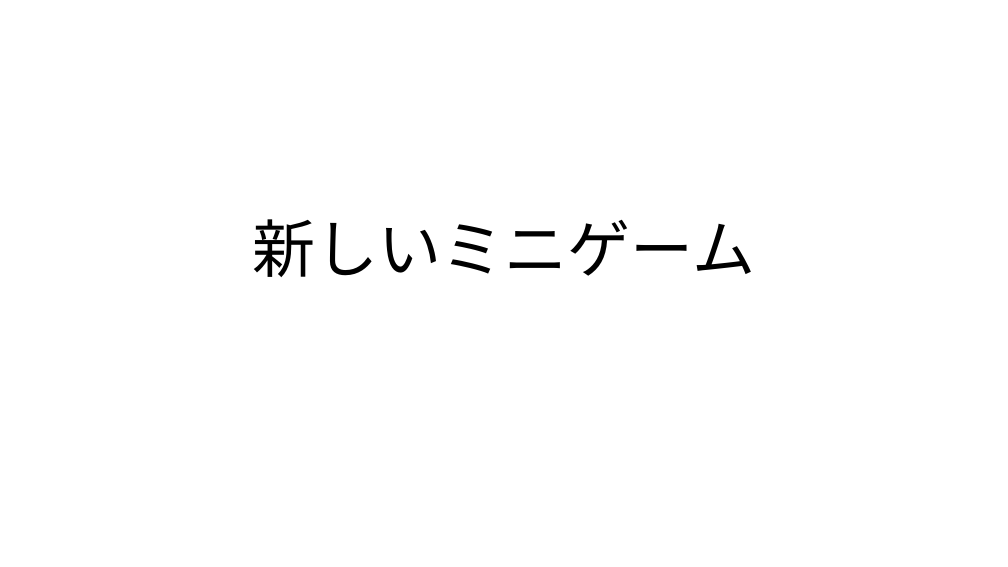
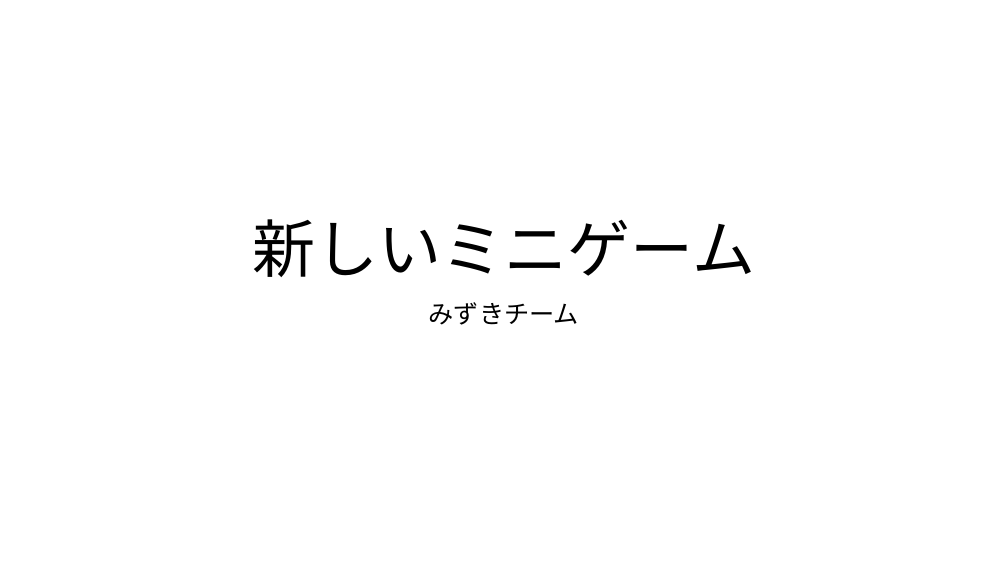
Before and after one commit to MizukiKato0416/sotsugyou_time_kato, a slide deck: slide 1 of 新しいミニゲーム.pptx. Drawn at 1008x567 pixels with LibreOffice and Linux fonts; fonts in the diff are those of the drawing. Boxes give left, top, right and bottom in pixels: in the first picture for what was removed or moved away, otherwise in the second. Text is boxed around its words. In the diff, an @@ line names an element or a change of style, - is before the commit and + after.

```diff
--- a/新しいミニゲーム.pptx
+++ b/新しいミニゲーム.pptx
@@ subtitle added at [429,302,579,325], 24 pt, text #000000 @@
+みずきチーム
```
Also in this commit, not shown: 1 other file.
